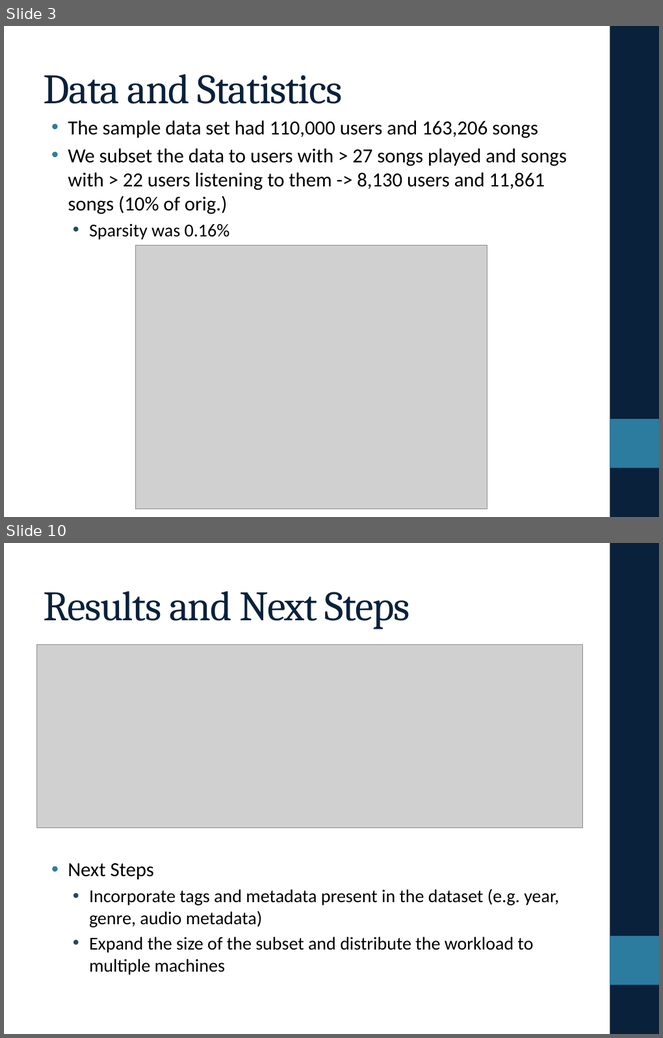
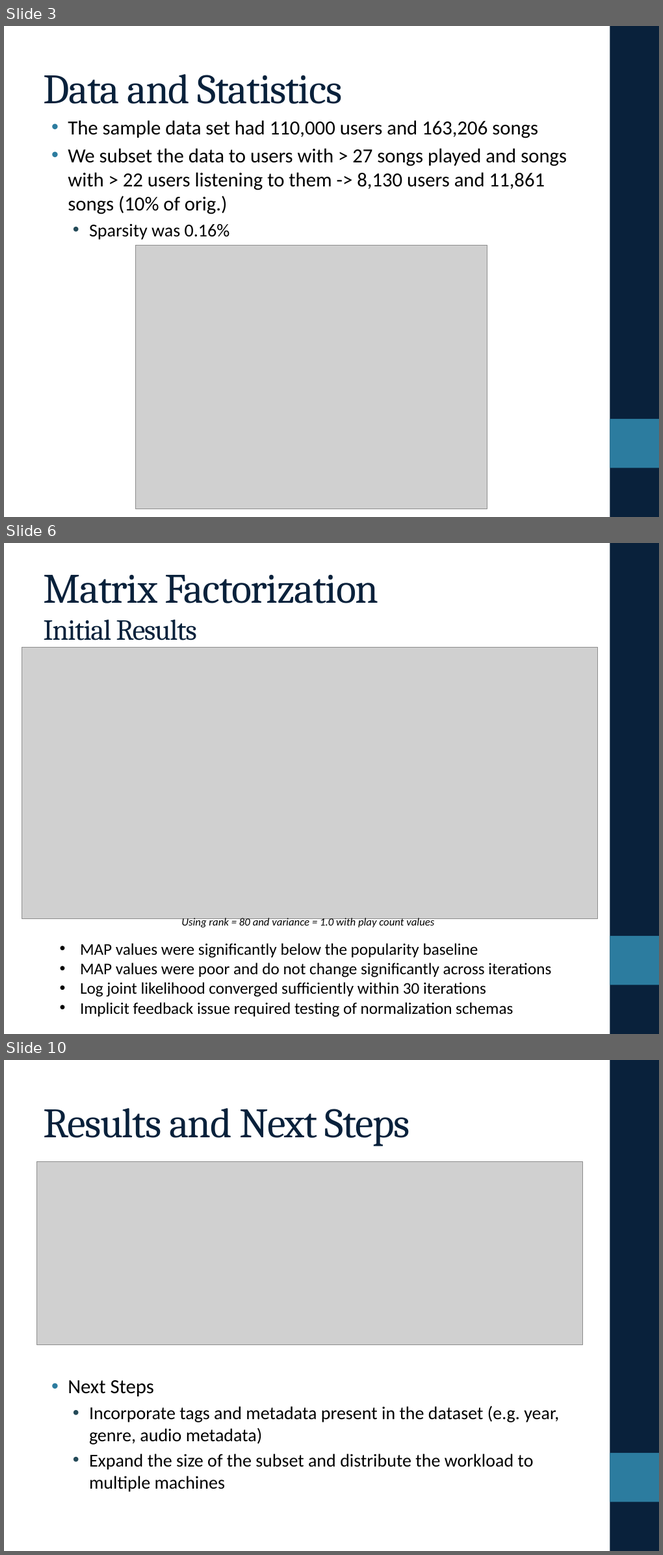
Before and after one commit to eringrand/musicanalysis, a slide deck: presentation/PresentationFinal.pptx. Shown one above the other, each under a label of ours: slides 3 and 10 before the commit, slides 3, 6 and 10 after it; the slides between them are not shown. The pictures are 663x1038 and 663x1555 pixels, drawn with LibreOffice and Linux fonts; fonts in the diff are those of the drawing; grey boxes stand for pictures. Boxes give left, top, right and bottom in pixels: in the first picture for what was removed or moved away, otherwise in the second. Text is boxed around its words. In the diff, an @@ line names an element or a change of style, - is before the commit and + after.

```diff
--- a/presentation/PresentationFinal.pptx
+++ b/presentation/PresentationFinal.pptx
@@ slide 6 added at (4, 543, 659, 1034), background #FFFFFF; not listed: 2 template elements that a slide beside it also shows @@
@@ title added at (43, 575, 379, 641), 46 pt, text #09213B @@
+Matrix Factorization
+Initial Results
@@ picture added at (22, 647, 597, 919) @@
@@ text added at (181, 917, 434, 928), 12 pt, text #000000, italic @@
+Using rank = 80 and variance = 1.0 with play count values
@@ text added at (80, 943, 551, 1017), 18 pt, text #000000 @@
+• MAP values were significantly below the popularity baseline
+• MAP values were poor and do not change significantly across iterations
+• Log joint likelihood converged sufficiently within 30 iterations
+• Implicit feedback issue required testing of normalization schemas
```
Also in this commit, not shown: 4 slides changed, 2 other slides added, 3 slides removed, 1 other file.
